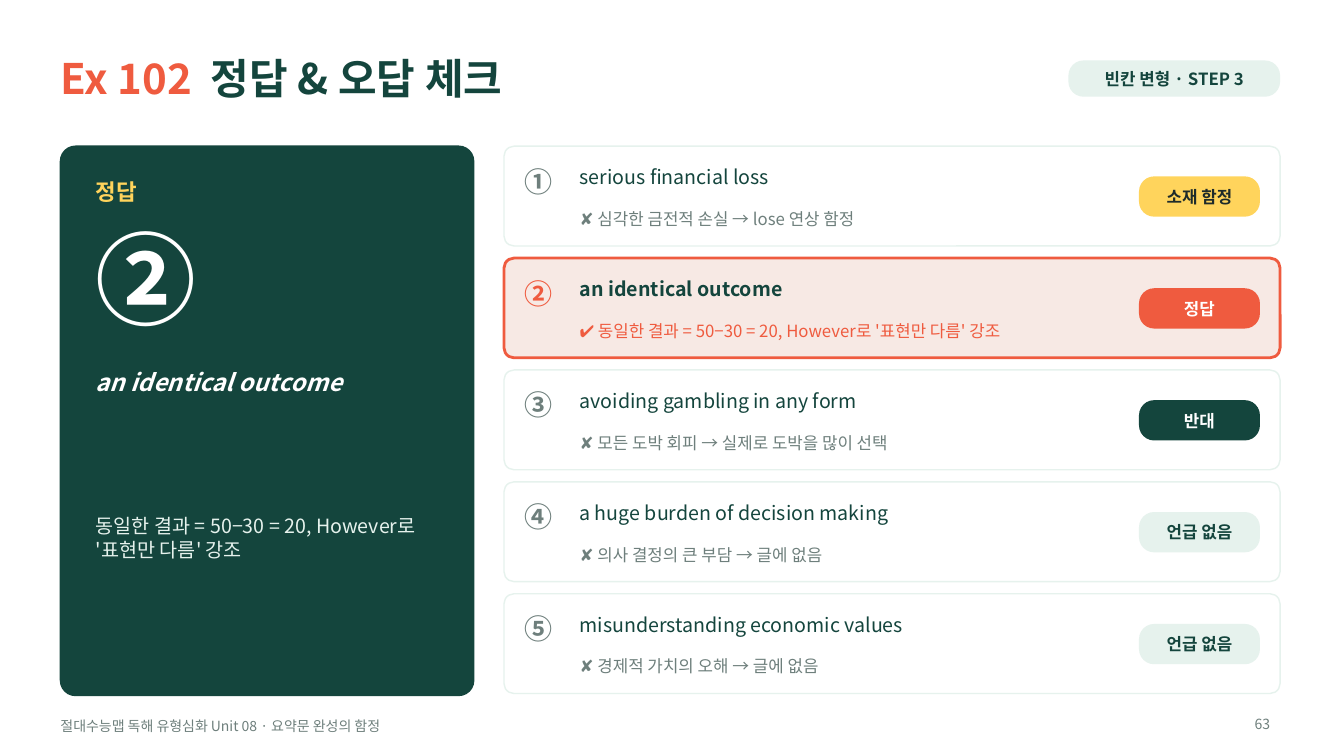
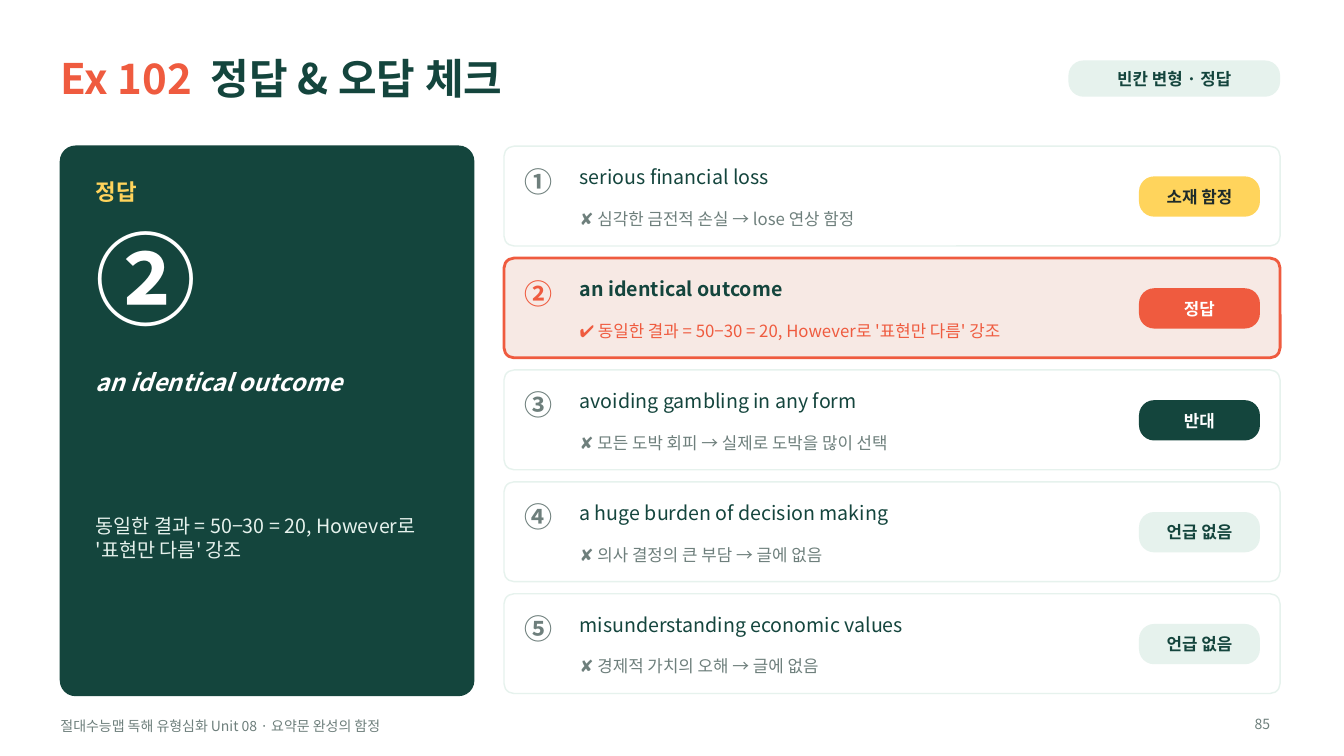
Before and after one commit to HUFSDavid/HUFSDavid, a slide deck: slide 85 of 절대수능맵_독해유형심화_Unit08_수업PPT.pptx (slide 63 before the commit). Drawn at 1344x756 pixels with LibreOffice and Linux fonts; fonts in the diff are those of the drawing. Boxes give left, top, right and bottom in pixels: in the first picture for what was removed or moved away, otherwise in the second. Text is boxed around its words. In the diff, an @@ line names an element or a change of style, - is before the commit and + after.

```diff
--- a/절대수능맵_독해유형심화_Unit08_수업PPT.pptx
+++ b/절대수능맵_독해유형심화_Unit08_수업PPT.pptx
@@ text in rounded rectangle at [1117, 71, 1231, 87]: text changed @@
-빈칸 변형 · STEP 3
+빈칸 변형 · 정답
@@ page number at [1255, 718, 1271, 729]: text changed @@
-63
+85
```
Also in this commit, not shown: 39 other slides changed, 30 slides added, 5 other files.
